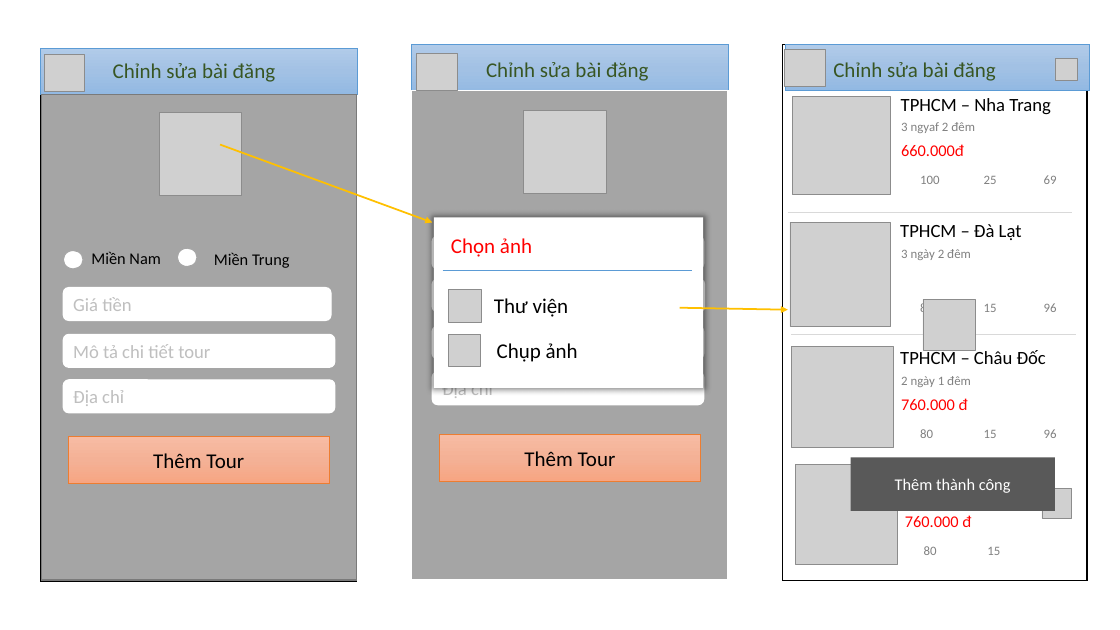
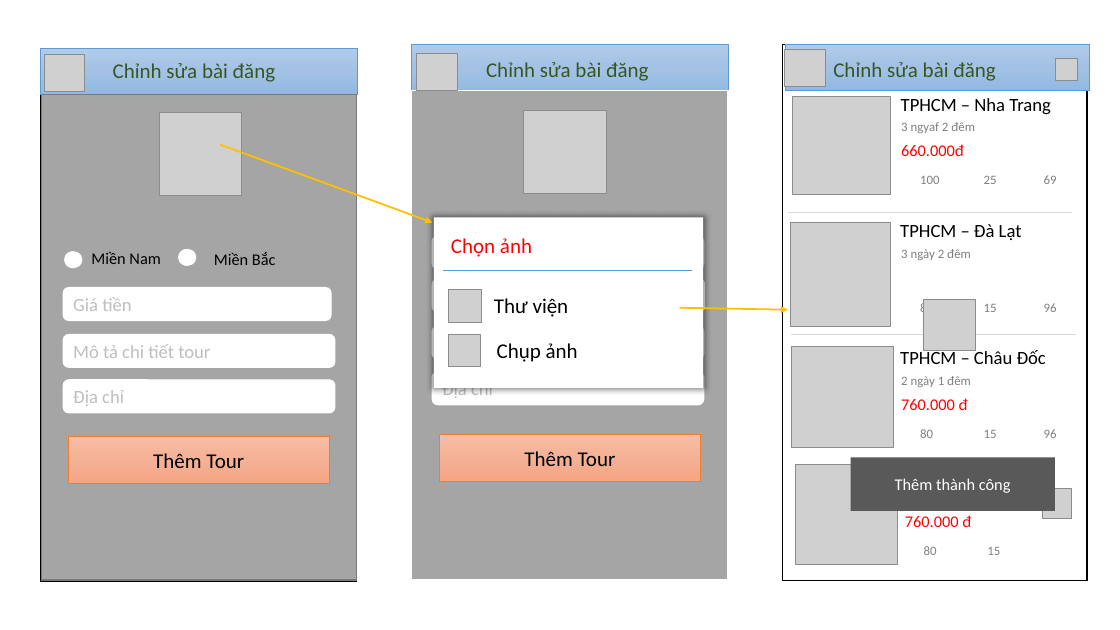
Before and after one commit to conghoangv624/Chuy-n-dd-nh-m-6, a slide deck: slide 17 of Document/CD1-Nhom6-Full.pptx. Drawn at 1120x630 pixels with LibreOffice and Linux fonts; fonts in the diff are those of the drawing; grey boxes stand for pictures; background and template pictures are left out. Boxes give left, top, right and bottom in pixels: in the first picture for what was removed or moved away, otherwise in the second. Text is boxed around its words. In the diff, an @@ line names an element or a change of style, - is before the commit and + after.

```diff
--- a/Document/CD1-Nhom6-Full.pptx
+++ b/Document/CD1-Nhom6-Full.pptx
@@ text at <box>214,252,276,265</box>: text changed @@
-Miền Trung
+Miền Bắc
```
Also in this commit, not shown: 30 other files.
